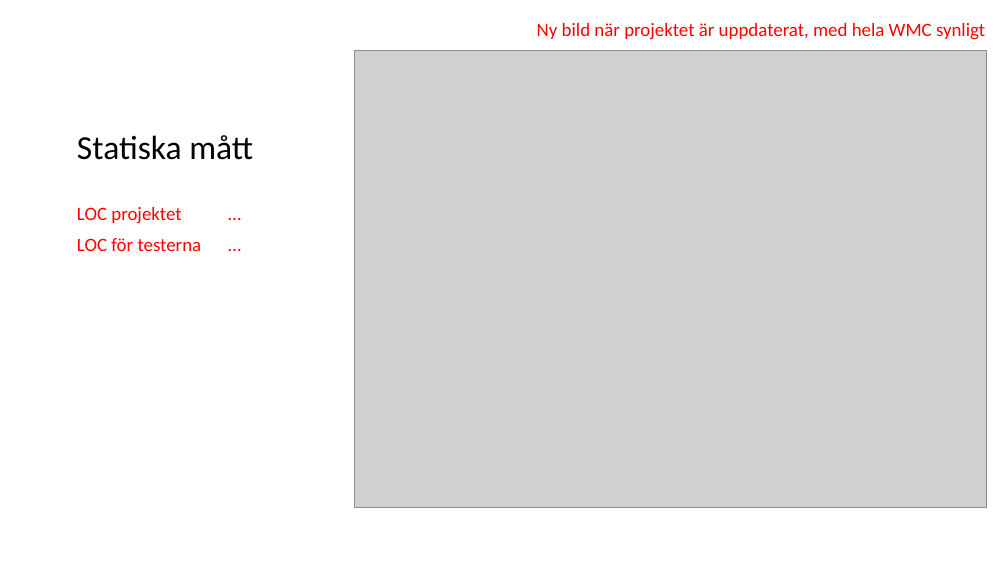
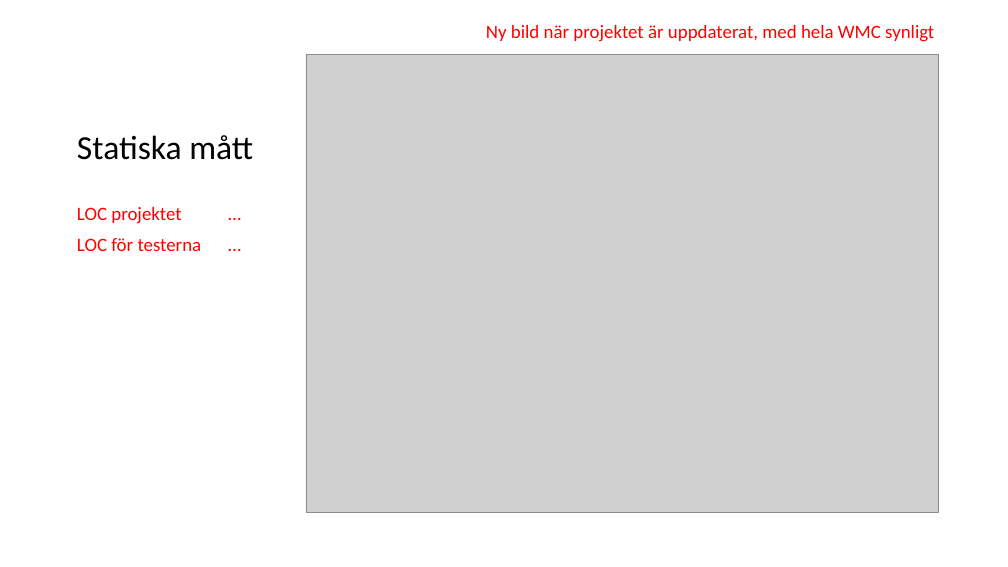
Before and after one commit to hampusidstam/InteGame, a slide deck: slide 30 of docs/Slutredovisning_grp5_v8.pptx. Drawn at 1008x567 pixels with LibreOffice and Linux fonts; fonts in the diff are those of the drawing; grey boxes stand for pictures. Boxes give left, top, right and bottom in pixels: in the first picture for what was removed or moved away, otherwise in the second. Text is boxed around its words. In the diff, an @@ line names an element or a change of style, - is before the commit and + after.

```diff
--- a/docs/Slutredovisning_grp5_v8.pptx
+++ b/docs/Slutredovisning_grp5_v8.pptx
@@ text "Ny bild när projektet är ...": place and size @@
-text "Ny bild när projektet är ..." at box(537, 23, 985, 40)
+text "Ny bild när projektet är ..." at box(486, 25, 934, 42)
@@ picture: place and size @@
-picture at box(354, 51, 987, 508)
+picture at box(306, 54, 939, 512)
```
Also in this commit, not shown: 6 other slides changed.
